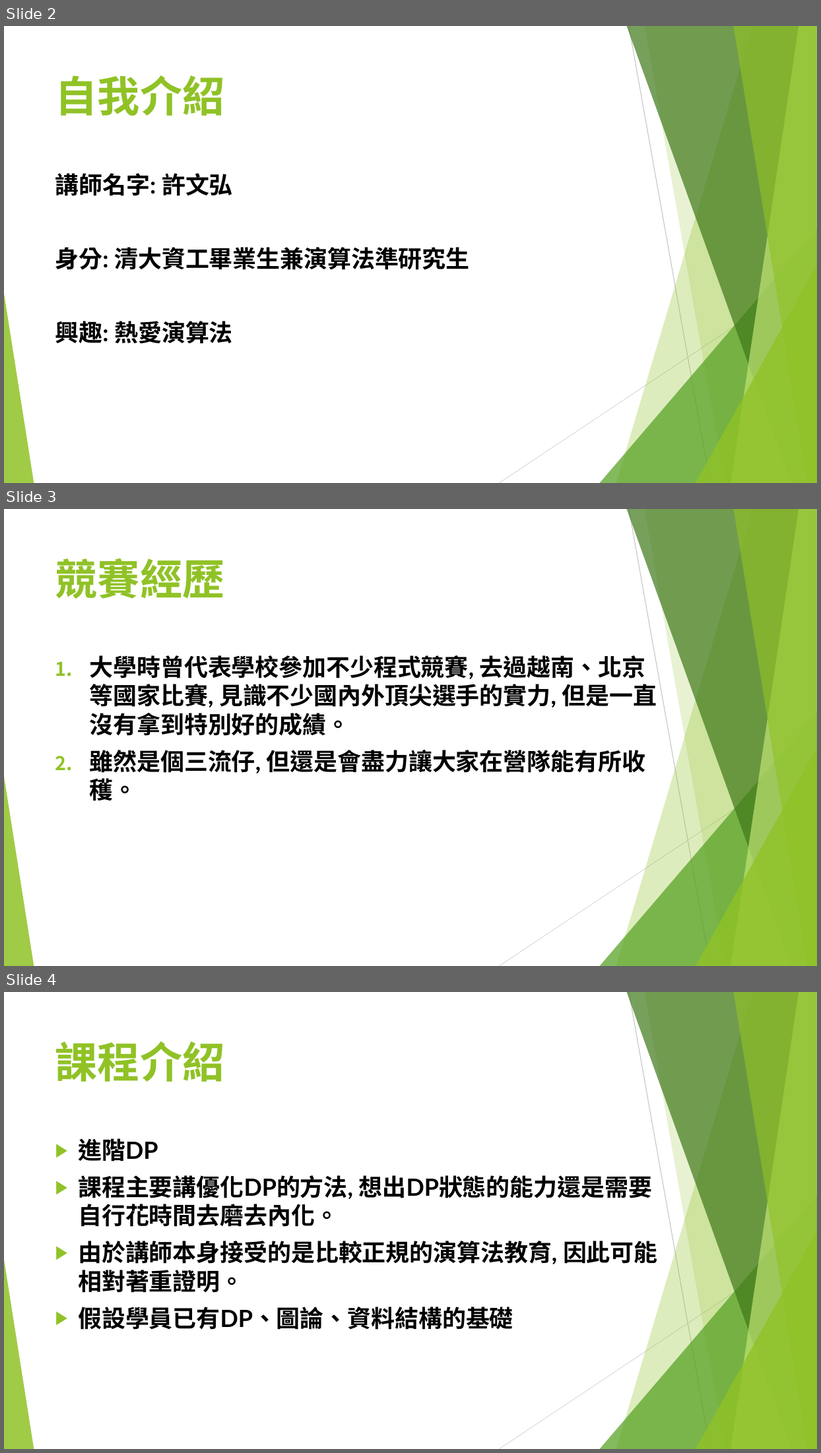
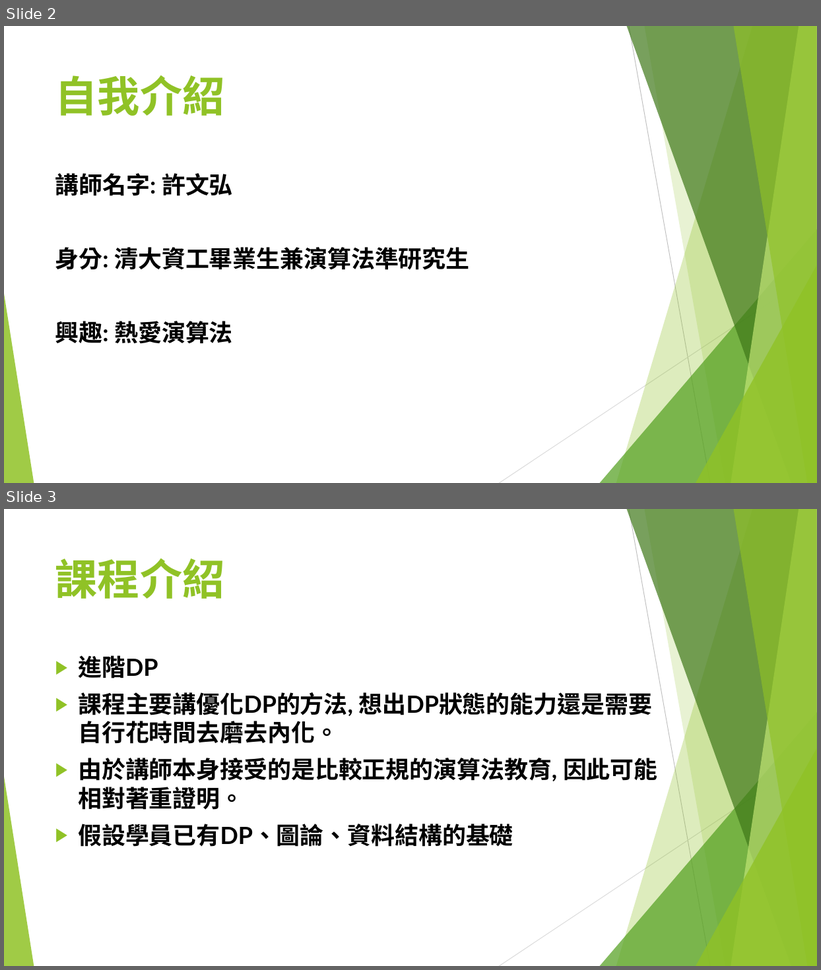
Before and after one commit to S920105123/DP2, a slide deck: presentation/進階動態規劃.pptx. Shown one above the other, each under a label of ours: slides 2, 3 and 4 before the commit, slides 2 and 3 after it. The pictures are 821x1453 and 821x970 pixels, drawn with LibreOffice and Linux fonts; fonts in the diff are those of the drawing. Boxes give left, top, right and bottom in pixels: in the first picture for what was removed or moved away, otherwise in the second. Text is boxed around its words. In the diff, an @@ line names an element or a change of style, - is before the commit and + after.

```diff
--- a/presentation/進階動態規劃.pptx
+++ b/presentation/進階動態規劃.pptx
@@ slide 3 removed at (4,509,817,966), background #FFFFFF; not listed: 10 template elements that a slide beside it also shows @@
@@ title removed at (55,559,225,599) @@
-競賽經歷
@@ text removed at (90,656,657,801) @@
-1. 大學時曾代表學校參加不少程式競賽, 去過越南、北京等國家比賽, 見識不少國內外頂尖選手的實力, 但是一直沒有拿到特別好的成績。
-2. 雖然是個三流仔, 但還是會盡力讓大家在營隊能有所收穫。
@@ what was slide 4 is now slide 3 @@
```
Also in this commit, not shown: 1 slide changed, 3 slides added, 1 other slide removed.
